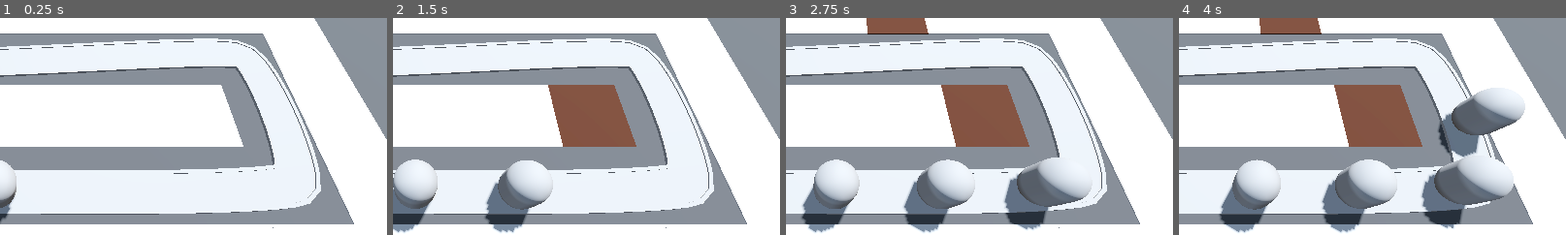
Above: before the commit, frames 1-4 (left to right).
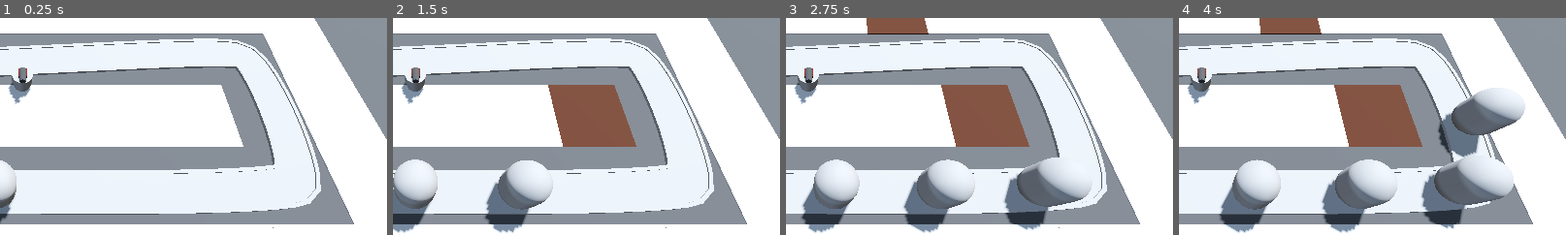
Above: after the commit, the same moments.

Repository: e-cornwell/Barbarian-Blaster
Game: Godot game, scene res://BaseLevel.tscn
Same seed, same stepped clock (60 frames per second), same inputs: the game is played once before the commit and once after it.
Inputs (mouse positions are % of the whole screen's width and height, from its top left):
- Up to frame 1 (0.25 s): no input
- Up to frame 2 (1.5 s): move the mouse to (72, 45) at 0.52 s; press the mouse at (72, 45) at 0.53 s; move the mouse to (30, 55) at 1.27 s; release the mouse at (30, 55) at 1.28 s; click (30, 55) at 1.35 s
- Up to frame 3 (2.75 s): move the mouse to (60, 28) at 2.02 s; press the mouse at (60, 28) at 2.03 s
- Up to frame 4 (4 s): move the mouse to (45, 70) at 2.77 s; release the mouse at (45, 70) at 2.78 s; click (45, 70) at 2.85 s; move the mouse to (80, 65) at 3.52 s; press the mouse at (80, 65) at 3.53 s
The pictures show only the part of the screen within x 48-98%, y 25-75%; the shares and areas given below are measured in that part.

The runs differ from the first frame. In frame 1, 0.6% of the frame differs, in the area x 2-9%, y 22-40%; in frame 2, 0.6%; in frame 3, 0.6%; in frame 4, 0.6%.

Commit message:
Created turret and turret manager

Diff:
--- a/BaseLevel.tscn
+++ b/BaseLevel.tscn
@@ -1,9 +1,11 @@
-[gd_scene load_steps=10 format=3 uid="uid://cqttcl1n2ccp"]
+[gd_scene load_steps=12 format=3 uid="uid://cqttcl1n2ccp"]
 
 [ext_resource type="PackedScene" uid="uid://c35684j5btit7" path="res://RayPickerCamera/ray_picker_camera.tscn" id="1_knq2t"]
 [ext_resource type="MeshLibrary" uid="uid://cp163ejsu4moa" path="res://MeshLibraries/SpaceLibrary.tres" id="1_lvb7b"]
 [ext_resource type="PackedScene" uid="uid://bfkwa16q8smuc" path="res://Enemy/enemy.tscn" id="2_5x8ra"]
 [ext_resource type="PackedScene" uid="uid://ce0is3pjj03ee" path="res://Base/base.tscn" id="3_o2j4u"]
+[ext_resource type="Script" uid="uid://hx6w382ji5ks" path="res://turret_manager.gd" id="5_cwwxe"]
+[ext_resource type="PackedScene" uid="uid://dwin256y60208" path="res://Turret/turret.tscn" id="6_ufkdr"]
 
 [sub_resource type="ProceduralSkyMaterial" id="ProceduralSkyMaterial_dq0bh"]
 sky_horizon_color = Color(0.662243, 0.671743, 0.686743, 1)
@@ -121,3 +123,7 @@
 
 [node name="Base" parent="." instance=ExtResource("3_o2j4u")]
 transform = Transform3D(1, 0, 0, 0, 1, 0, 0, 0, 1, -10, 0, -6)
+
+[node name="TurretManager" type="Node3D" parent="."]
+script = ExtResource("5_cwwxe")
+turret = ExtResource("6_ufkdr")
--- /dev/null
+++ b/Turret/turret.tscn
@@ -0,0 +1,56 @@
+[gd_scene load_steps=9 format=3 uid="uid://dwin256y60208"]
+
+[sub_resource type="CylinderMesh" id="CylinderMesh_cb20n"]
+height = 1.0
+
+[sub_resource type="CylinderMesh" id="CylinderMesh_5kpma"]
+top_radius = 0.6
+bottom_radius = 0.6
+height = 0.6
+
+[sub_resource type="StandardMaterial3D" id="StandardMaterial3D_cb20n"]
+albedo_color = Color(0.32096, 0.096512, 0.00281343, 1)
+
+[sub_resource type="BoxMesh" id="BoxMesh_5kpma"]
+material = SubResource("StandardMaterial3D_cb20n")
+size = Vector3(0.5, 0.2, 0.5)
+
+[sub_resource type="StandardMaterial3D" id="StandardMaterial3D_5kpma"]
+albedo_color = Color(0.235294, 0.235294, 0.235294, 1)
+
+[sub_resource type="CylinderMesh" id="CylinderMesh_djkev"]
+material = SubResource("StandardMaterial3D_5kpma")
+top_radius = 0.17
+bottom_radius = 0.2
+height = 0.7
+
+[sub_resource type="StandardMaterial3D" id="StandardMaterial3D_djkev"]
+albedo_color = Color(0.235294, 0.235294, 0.235294, 1)
+
+[sub_resource type="SphereMesh" id="SphereMesh_ttsi1"]
+material = SubResource("StandardMaterial3D_djkev")
+radius = 0.2
+height = 0.4
+
+[node name="Turret" type="Node3D"]
+
+[node name="TurretBase" type="MeshInstance3D" parent="."]
+transform = Transform3D(1, 0, 0, 0, 1, 0, 0, 0, 1, 0, 0.5, 0)
+mesh = SubResource("CylinderMesh_cb20n")
+
+[node name="TurretTop" type="MeshInstance3D" parent="TurretBase"]
+transform = Transform3D(1, 0, 0, 0, 1, 0, 0, 0, 1, 0, 0.3, 0)
+mesh = SubResource("CylinderMesh_5kpma")
+
+[node name="CannonBase" type="MeshInstance3D" parent="TurretBase/TurretTop"]
+transform = Transform3D(1, 0, 0, 0, 1, 0, 0, 0, 1, 0, 0.4, 0)
+mesh = SubResource("BoxMesh_5kpma")
+
+[node name="CannonFront" type="MeshInstance3D" parent="TurretBase/TurretTop/CannonBase"]
+transform = Transform3D(1, 0, 0, 0, -4.37114e-08, -1, 0, 1, -4.37114e-08, 0, 0.234498, 0.343461)
+mesh = SubResource("CylinderMesh_djkev")
+skeleton = NodePath("../..")
+
+[node name="CannonBack" type="MeshInstance3D" parent="TurretBase/TurretTop/CannonBase/CannonFront"]
+transform = Transform3D(1, 0, 0, 0, 1, 0, 0, 0, 1, 0, -0.341015, 0)
+mesh = SubResource("SphereMesh_ttsi1")
--- /dev/null
+++ b/turret_manager.gd
@@ -0,0 +1,7 @@
+extends Node3D
+
+@export var turret: PackedScene
+# Called when the node enters the scene tree for the first time.
+func _ready() -> void:
+	var new_turret = turret.instantiate()
+	add_child(new_turret)
Not shown, added: turret_manager.gd.uid
